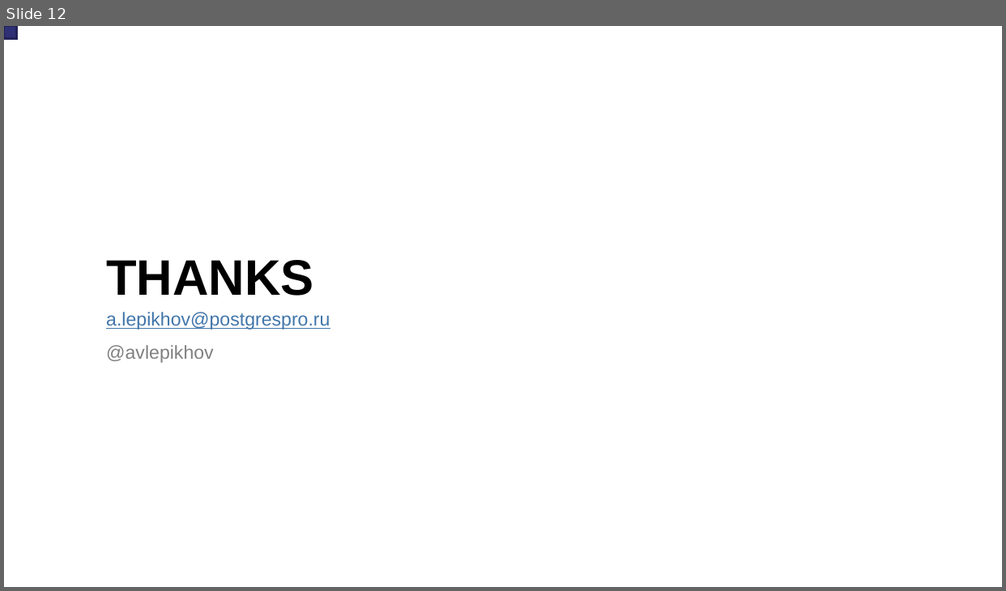
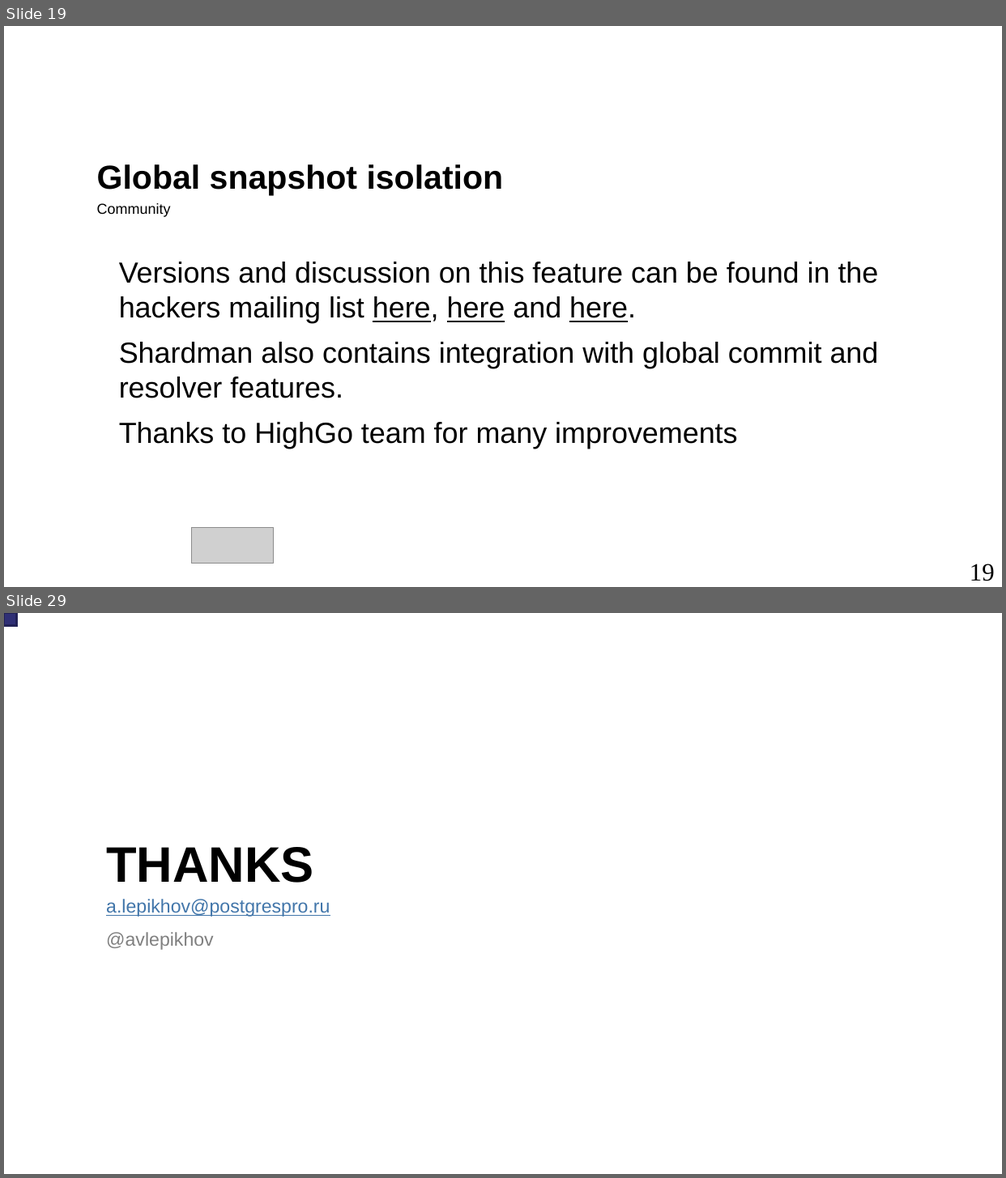
Before and after one commit to danolivo/conf, a slide deck: PGConf_CN_ASIA_2020/Lepikhov_PGConf_CN_Asia2020.odp. Shown one above the other, each under a label of ours: slide 12 before the commit, slides 19 and 29 after it; the slides between them are not shown. The pictures are 1006x591 and 1006x1178 pixels, drawn with LibreOffice and Linux fonts; fonts in the diff are those of the drawing; grey boxes stand for pictures; background and template pictures are left out. Boxes give left, top, right and bottom in pixels: in the first picture for what was removed or moved away, otherwise in the second. Text is boxed around its words. In the diff, an @@ line names an element or a change of style, - is before the commit and + after.

```diff
--- a/PGConf_CN_ASIA_2020/Lepikhov_PGConf_CN_Asia2020.odp
+++ b/PGConf_CN_ASIA_2020/Lepikhov_PGConf_CN_Asia2020.odp
@@ slide 19 added at box(4, 26, 1002, 587), background picture (left out) @@
@@ text added at box(97, 165, 504, 217), 32 pt, text #000000, bold @@
+Global snapshot isolation
+Community
@@ text added at box(119, 262, 879, 449), 28 pt, text #000000 @@
+● Versions and discussion on this feature can be found in the hackers mailing list here, here and here.
+● Shardman also contains integration with global commit and resolver features.
+● Thanks to HighGo team for many improvements
@@ picture added at box(191, 527, 274, 564) @@
@@ page number added at box(970, 564, 995, 582), 24 pt, text #000000 @@
+19
@@ what was slide 12 is now slide 29 @@
```
Also in this commit, not shown: 4 slides changed, 16 other slides added, 2 other files.
